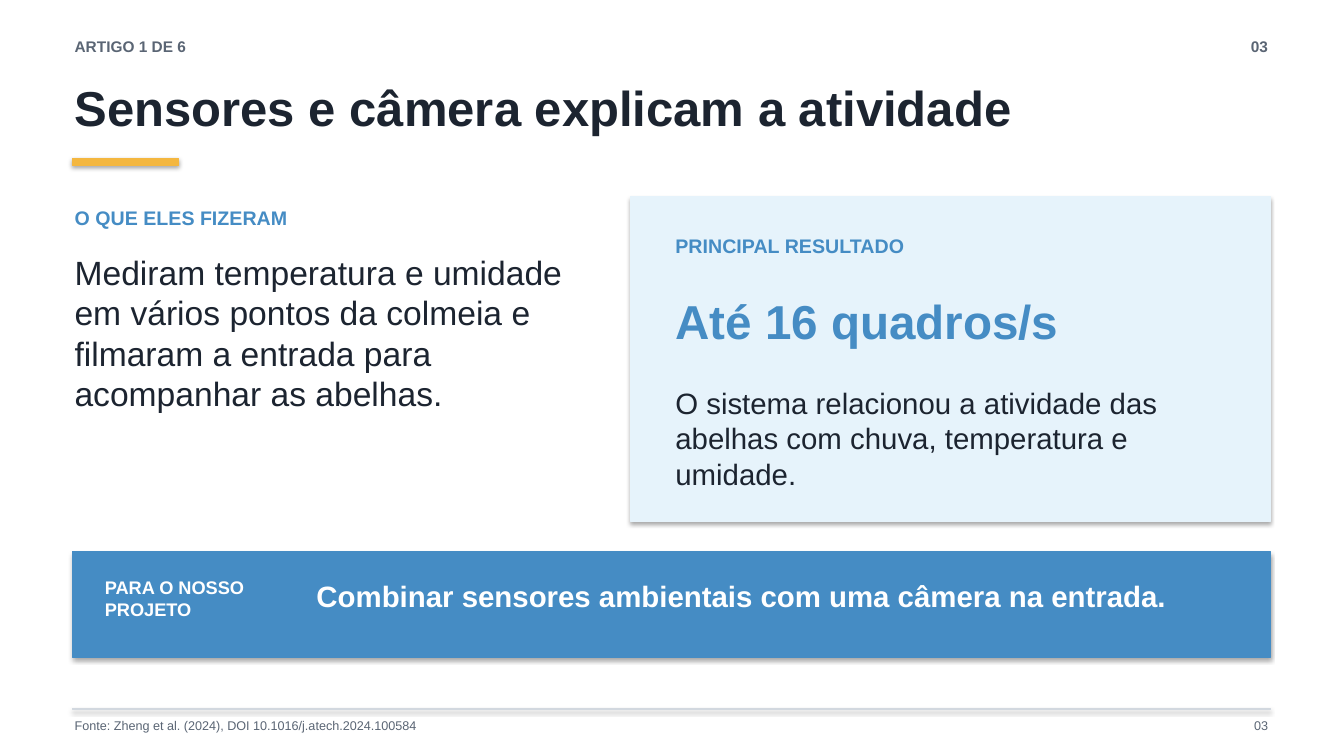
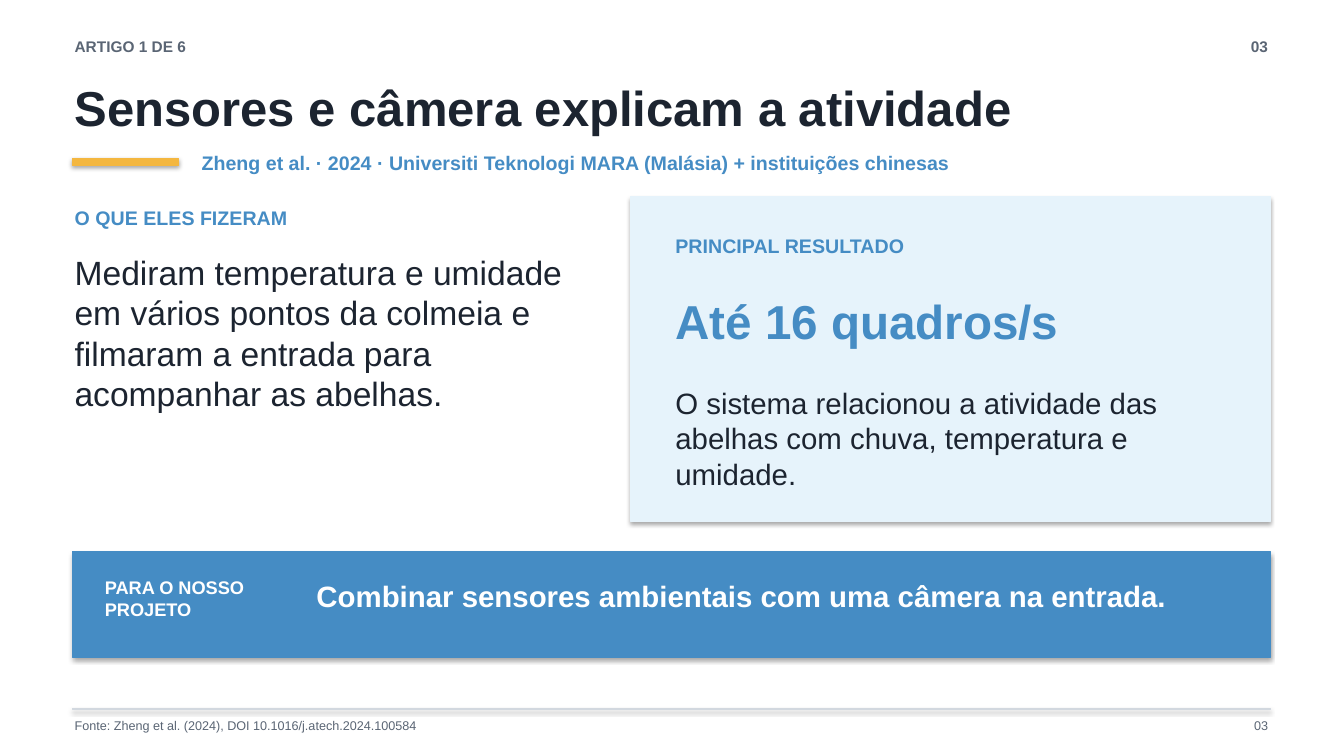
Before and after one commit to whirtex/embedded-system, a slide deck: slide 3 of beehive-monitoring/beehive-monitoring-ac4-slides-turma.pptx. Drawn at 1344x756 pixels with LibreOffice and Linux fonts; fonts in the diff are those of the drawing. Boxes give left, top, right and bottom in pixels: in the first picture for what was removed or moved away, otherwise in the second. Text is boxed around its words. In the diff, an @@ line names an element or a change of style, - is before the commit and + after.

```diff
--- a/beehive-monitoring/beehive-monitoring-ac4-slides-turma.pptx
+++ b/beehive-monitoring/beehive-monitoring-ac4-slides-turma.pptx
@@ text added at [202, 155, 949, 174], 14 pt, text #458CC4, bold @@
+Zheng et al. · 2024 · Universiti Teknologi MARA (Malásia) + instituições chinesas
```
Also in this commit, not shown: 5 other slides changed.
